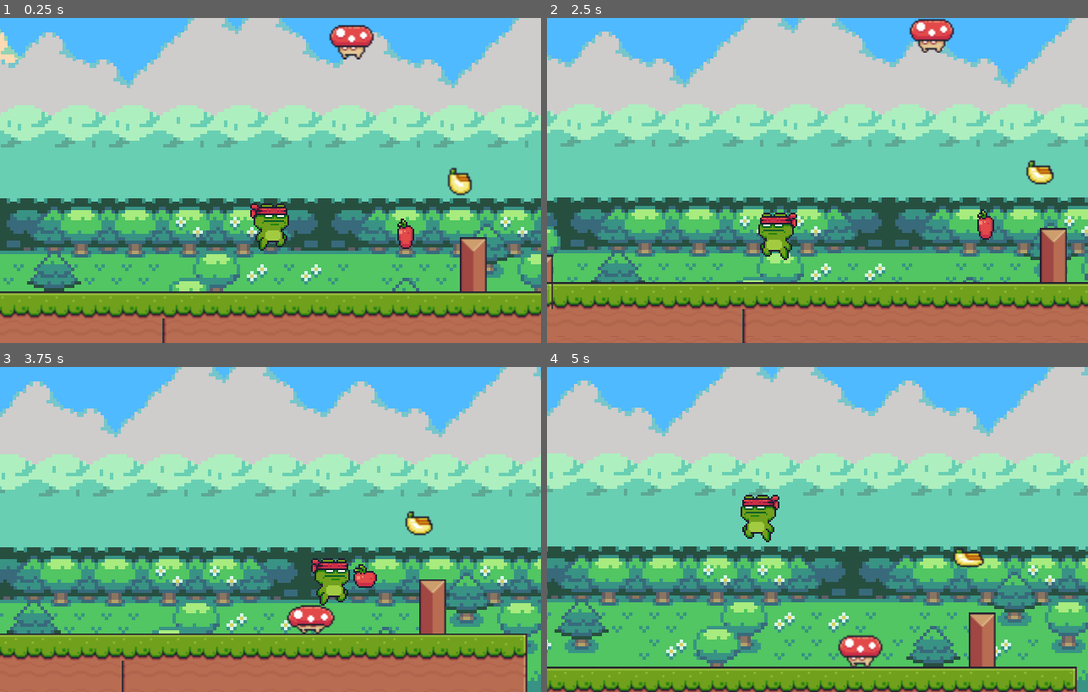
Above: before the commit, frames 1-4 (two rows, left to right).
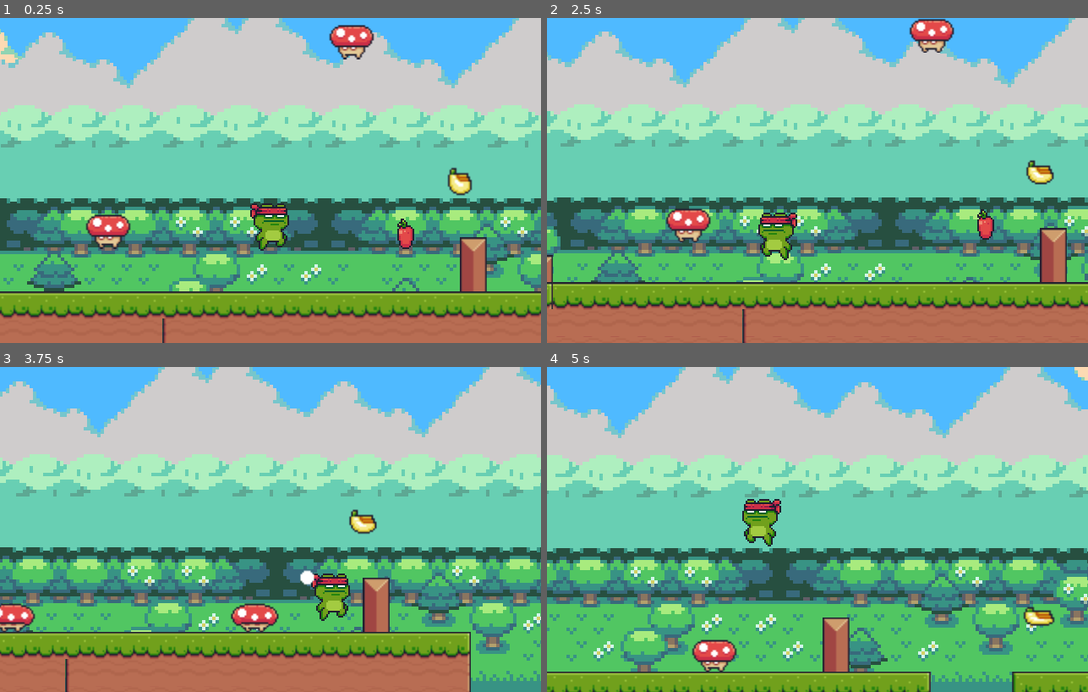
Above: after the commit, the same moments.

Repository: tiagoskaterock/godot-pixel-adventure-2d
Game: Godot game, scene res://Levels/Level_01.tscn
The game is run twice, just before and just after one commit, with the same random seed, the same clock (stepped at 60 frames per second) and the same inputs.
Inputs:
- Up to frame 1 (0.25 s): no input
- Up to frame 2 (2.5 s): hold D (move_right) 0.53-2.03 s; tap Keypad 2 (jump) at 0.77, 1.52 s; hold A (move_left) from 2.03 s (still down)
- Up to frame 3 (3.75 s): release A (move_left) at 2.78 s; hold D (move_right) from 2.78 s (still down); tap Keypad 2 (jump) at 3.02 s
- Up to frame 4 (5 s): tap Keypad 2 (jump) at 3.77, 4.52 s; release D (move_right) at 4.28 s; hold A (move_left) from 4.28 s (still down)

The runs differ from the first frame. In frame 1, 0.7% of the frame differs, in the area x 15-25%, y 60-72%; in frame 2, 0.7%; in frame 3, 32%; in frame 4, 38%, in the area x 0-100%, y 0-100%.

Commit message:
https://www.youtube.com/watch?v=mzcVcDvGzfU&list=PL-oJEh-N3A3Qis2H0Mi-_jaq1c5oFd2Ty&index=9 - #09 - Tutorial Godot - Jogo de Plataforma 2D - Matando o inimigo

Diff:
--- a/Enemies/01/Enemy_01.gd
+++ b/Enemies/01/Enemy_01.gd
@@ -5,8 +5,14 @@
 var gravity = 100
 export var direction = 'left'
 var state = 'Idle'
+var is_alive = true
 
 func _physics_process(delta):
+	if is_alive: alive_animation(delta)
+	else: dead_animation()
+
+
+func alive_animation(delta):
 	$AnimationPlayer.play(state)
 	velocity.y += gravity * delta
 
@@ -45,3 +51,16 @@
 
 func change_state():
 	state = 'Idle' if state == 'Run' else "Run"
+
+
+func dead_animation():
+	$AnimationPlayer.play("Hit")
+
+
+func _on_TimerDead_timeout():
+	queue_free()
+
+
+func _on_HitBox_area_entered(area):
+	$TimerDead.start()
+	if area.name == 'StompArea': is_alive = false
--- a/Enemies/01/Enemy_01.tscn
+++ b/Enemies/01/Enemy_01.tscn
@@ -1,11 +1,53 @@
-[gd_scene load_steps=8 format=2]
+[gd_scene load_steps=11 format=2]
 
 [ext_resource path="res://PixelAdventure_02/Enemies/Mushroom/Idle (32x32).png" type="Texture" id=1]
 [ext_resource path="res://Enemies/01/Enemy_01.gd" type="Script" id=2]
 [ext_resource path="res://PixelAdventure_02/Enemies/Mushroom/Run (32x32).png" type="Texture" id=3]
+[ext_resource path="res://PixelAdventure_02/Enemies/Mushroom/Hit.png" type="Texture" id=4]
 
 [sub_resource type="RectangleShape2D" id=5]
 extents = Vector2( 8.33333, 10 )
+
+[sub_resource type="Animation" id=6]
+resource_name = "Hit"
+length = 0.5
+loop = true
+tracks/0/type = "value"
+tracks/0/path = NodePath("Sprite:texture")
+tracks/0/interp = 1
+tracks/0/loop_wrap = true
+tracks/0/imported = false
+tracks/0/enabled = true
+tracks/0/keys = {
+"times": PoolRealArray( 0 ),
+"transitions": PoolRealArray( 1 ),
+"update": 1,
+"values": [ ExtResource( 4 ) ]
+}
+tracks/1/type = "value"
+tracks/1/path = NodePath("Sprite:hframes")
+tracks/1/interp = 1
+tracks/1/loop_wrap = true
+tracks/1/imported = false
+tracks/1/enabled = true
+tracks/1/keys = {
+"times": PoolRealArray( 0 ),
+"transitions": PoolRealArray( 1 ),
+"update": 1,
+"values": [ 5 ]
+}
+tracks/2/type = "value"
+tracks/2/path = NodePath("Sprite:frame")
+tracks/2/interp = 1
+tracks/2/loop_wrap = true
+tracks/2/imported = false
+tracks/2/enabled = true
+tracks/2/keys = {
+"times": PoolRealArray( 0, 0.1, 0.2, 0.3, 0.4 ),
+"transitions": PoolRealArray( 1, 1, 1, 1, 1 ),
+"update": 1,
+"values": [ 0, 1, 2, 3, 4 ]
+}
 
 [sub_resource type="Animation" id=2]
 resource_name = "Idle"
@@ -128,9 +170,12 @@
 "values": [ 1, 2, 3, 4, 5, 6, 7, 8, 9, 10, 11, 12, 13, 14 ]
 }
 
+[sub_resource type="RectangleShape2D" id=7]
+extents = Vector2( 15, 3 )
+
 [node name="Enemy_01" type="KinematicBody2D"]
 position = Vector2( -1, -1 )
-collision_layer = 2
+collision_layer = 10
 collision_mask = 8
 script = ExtResource( 2 )
 __meta__ = {
@@ -152,8 +197,23 @@
 [node name="AnimationPlayer" type="AnimationPlayer" parent="."]
 autoplay = "Run"
 playback_speed = 1.5
+anims/Hit = SubResource( 6 )
 anims/Idle = SubResource( 2 )
 anims/RESET = SubResource( 3 )
 anims/Run = SubResource( 4 )
 
+[node name="HitBox" type="Area2D" parent="."]
+collision_layer = 32
+collision_mask = 64
+
+[node name="CollisionShape2D" type="CollisionShape2D" parent="HitBox"]
+position = Vector2( 0, -3 )
+shape = SubResource( 7 )
+
+[node name="TimerDead" type="Timer" parent="."]
+wait_time = 2.0
+one_shot = true
+
 [connection signal="timeout" from="Timer" to="." method="_on_Timer_timeout"]
+[connection signal="area_entered" from="HitBox" to="." method="_on_HitBox_area_entered"]
+[connection signal="timeout" from="TimerDead" to="." method="_on_TimerDead_timeout"]
--- a/Levels/Level_01.tscn
+++ b/Levels/Level_01.tscn
@@ -136,10 +136,17 @@
 [node name="Banana" parent="BananaGroup" instance=ExtResource( 10 )]
 position = Vector2( 176, 64 )
 
-[node name="Enemy_01" parent="." instance=ExtResource( 11 )]
-position = Vector2( 112, -32 )
+[node name="EnemyGroup" type="Node2D" parent="."]
+position = Vector2( 800, 0 )
+
+[node name="Enemy_01" parent="EnemyGroup" instance=ExtResource( 11 )]
+position = Vector2( -688, -32 )
 direction = "right"
 
-[node name="Enemy_02" parent="." instance=ExtResource( 11 )]
-position = Vector2( 800, 0 )
+[node name="Enemy_03" parent="EnemyGroup" instance=ExtResource( 11 )]
+position = Vector2( -832, 80 )
 direction = "right"
+
+[node name="Enemy_02" parent="EnemyGroup" instance=ExtResource( 11 )]
+position = Vector2( -319, 77 )
+direction = "right"
--- a/Player/Player.tscn
+++ b/Player/Player.tscn
@@ -234,6 +234,9 @@
 [sub_resource type="RectangleShape2D" id=7]
 extents = Vector2( 10, 10.5 )
 
+[sub_resource type="RectangleShape2D" id=8]
+extents = Vector2( 17, 5 )
+
 [node name="Player" type="KinematicBody2D"]
 position = Vector2( 0, -16 )
 script = ExtResource( 2 )
@@ -276,3 +279,11 @@
 limit_bottom = 200
 limit_smoothed = true
 smoothing_enabled = true
+
+[node name="StompArea" type="Area2D" parent="."]
+collision_layer = 64
+collision_mask = 32
+
+[node name="CollisionShape2D" type="CollisionShape2D" parent="StompArea"]
+position = Vector2( 0, 15 )
+shape = SubResource( 8 )
--- a/project.godot
+++ b/project.godot
@@ -76,6 +76,8 @@
 2d_physics/layer_3="Items"
 2d_physics/layer_4="World"
 2d_physics/layer_5="Apple"
+2d_physics/layer_6="EnemyHitBox"
+2d_physics/layer_7="StompPlayerArea"
 
 [physics]
 
Not shown: 1 places in Player/Player.tscn that only renumber resources
